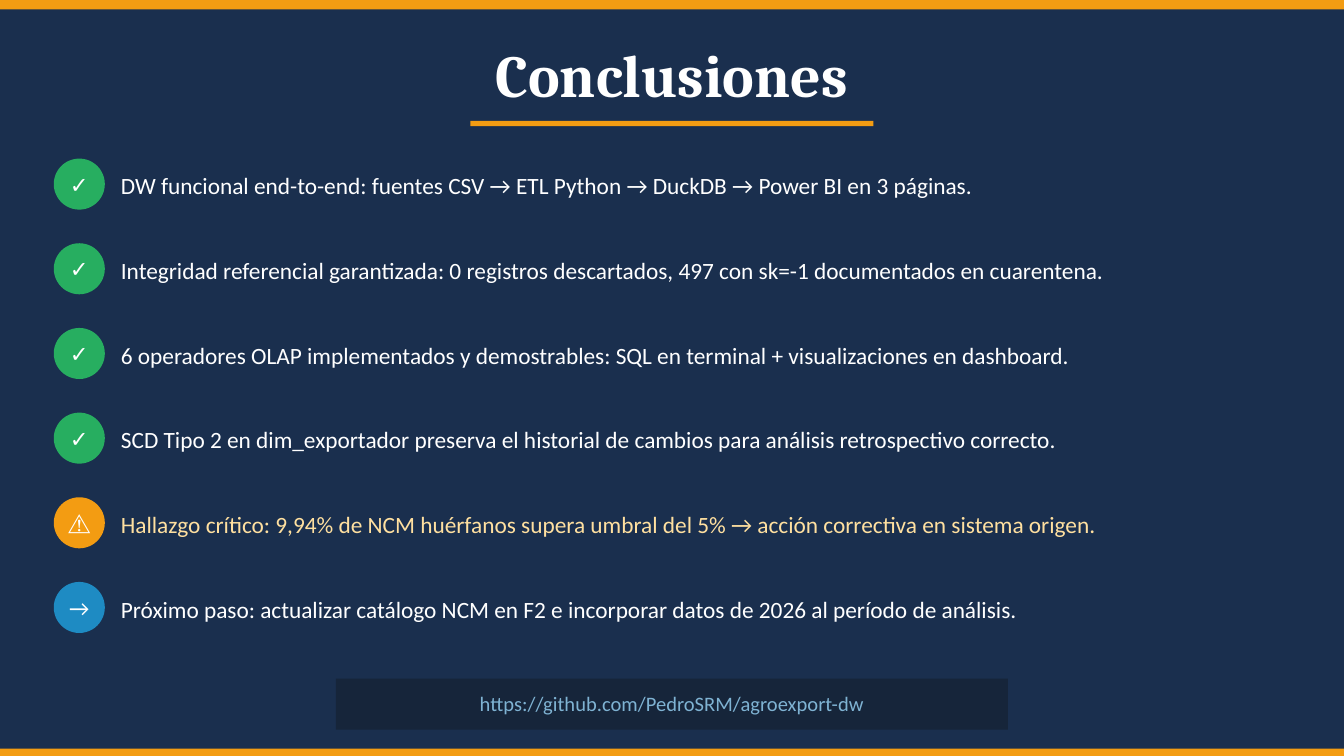
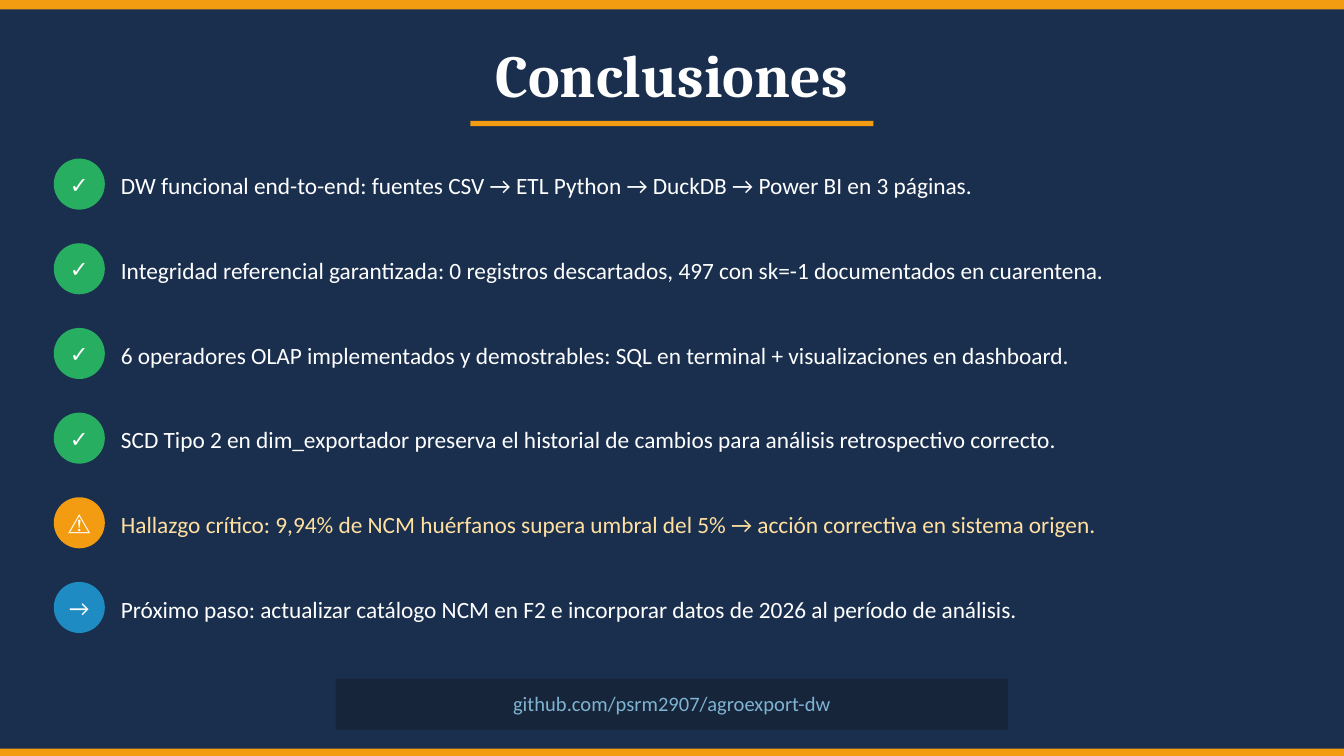
Before and after one commit to PedroSRM/agroexport-dw, a slide deck: slide 14 of presentacion/H3_Presentacion_AgroExport.pptx (slide 13 before the commit). Drawn at 1344x756 pixels with LibreOffice and Linux fonts; fonts in the diff are those of the drawing. Boxes give left, top, right and bottom in pixels: in the first picture for what was removed or moved away, otherwise in the second. Text is boxed around its words. In the diff, an @@ line names an element or a change of style, - is before the commit and + after.

```diff
--- a/presentacion/H3_Presentacion_AgroExport.pptx
+++ b/presentacion/H3_Presentacion_AgroExport.pptx
@@ text at (513,697,830,715): text changed @@
-https://github.com/PedroSRM/agroexport-dw
+github.com/psrm2907/agroexport-dw
```
Also in this commit, not shown: 6 other slides changed, 1 slide added.
